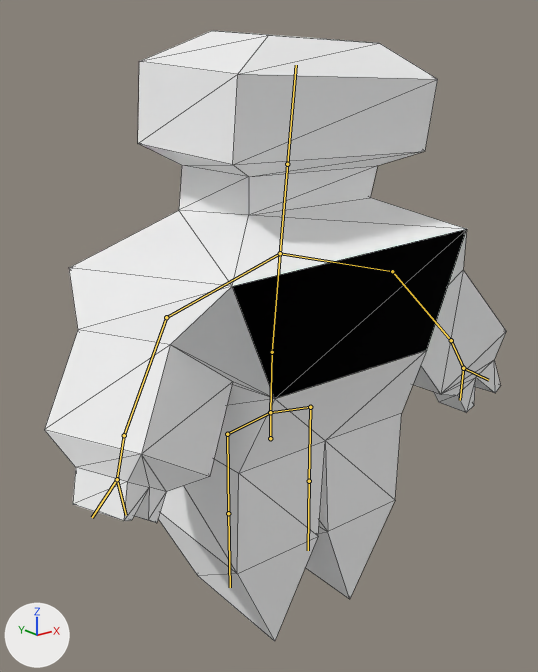
The glTF model assets/rummage/player.glb as it was, and as the next commit left it.
One viewpoint serves both versions: a camera (50 mm lens) standing at (-2.8, -3.48, 3.25) and looking at (-0.06, -0.05, 1.87). The lights are fixed; the arrows at lower left show +X, +Y and +Z. Both versions are drawn at frame 19 of the action 'Action_Act'; the numbers are the values there. The bones that bend it are drawn over the model as lines. Mesh edges are drawn as thin lines.
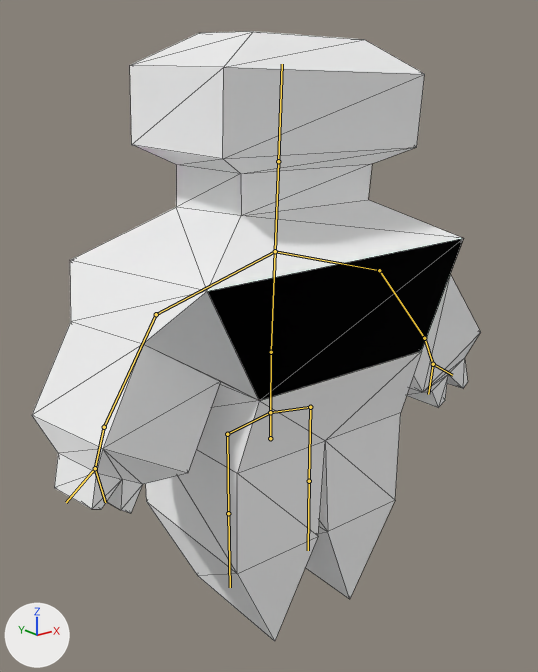
Location of each change, [x1, y1, x2, y2] in pixels of the pictures (538 x 672 px):
'Cube', posed
    before: [44, 31, 506, 641]
    after: [32, 31, 481, 641]
bone 'Corps_Bas', root to tip
    before: (270, 412) to (272, 352)
    after: (270, 412) to (271, 352)
bone 'Corps_Haut', root to tip
    before: (272, 352) to (280, 253)
    after: (271, 352) to (275, 251)
bone 'Epaule_Gauche', root to tip
    before: (280, 253) to (392, 271)
    after: (275, 251) to (379, 270)
bone 'Bras_Gauche', root to tip
    before: (392, 271) to (451, 340)
    after: (379, 270) to (424, 338)
bone 'Epaule_D', root to tip
    before: (280, 253) to (166, 317)
    after: (275, 251) to (156, 314)
bone 'Bras_D', root to tip
    before: (166, 317) to (124, 435)
    after: (156, 314) to (104, 427)

The change in detail:
Bone 'Corps_Bas' (bone_corps_bas) turns from (2, 0, 0) to (1, 0, 0) degrees about its own x, y and z.
Bone 'Corps_Haut' (bone_corps_haut) turns from (5, 0, 0) to (2, 0, 0) degrees about its own x, y and z.
Bone 'Epaule_Gauche' (bone_epaule_gauche) turns from (10, -15, 0) to (5, -7, 1) degrees about its own x, y and z.
Bone 'Bras_Gauche' (bone_bras_gauche) turns from (10, 12, 1) to (4, 5, 0) degrees about its own x, y and z.
Bone 'Epaule_D' (bone_epaule_d) turns from (8, 10, 0) to (4, 5, 0) degrees about its own x, y and z.
Bone 'Bras_D' (bone_bras_d) turns from (7, -13, -1) to (3, -6, 0) degrees about its own x, y and z.
